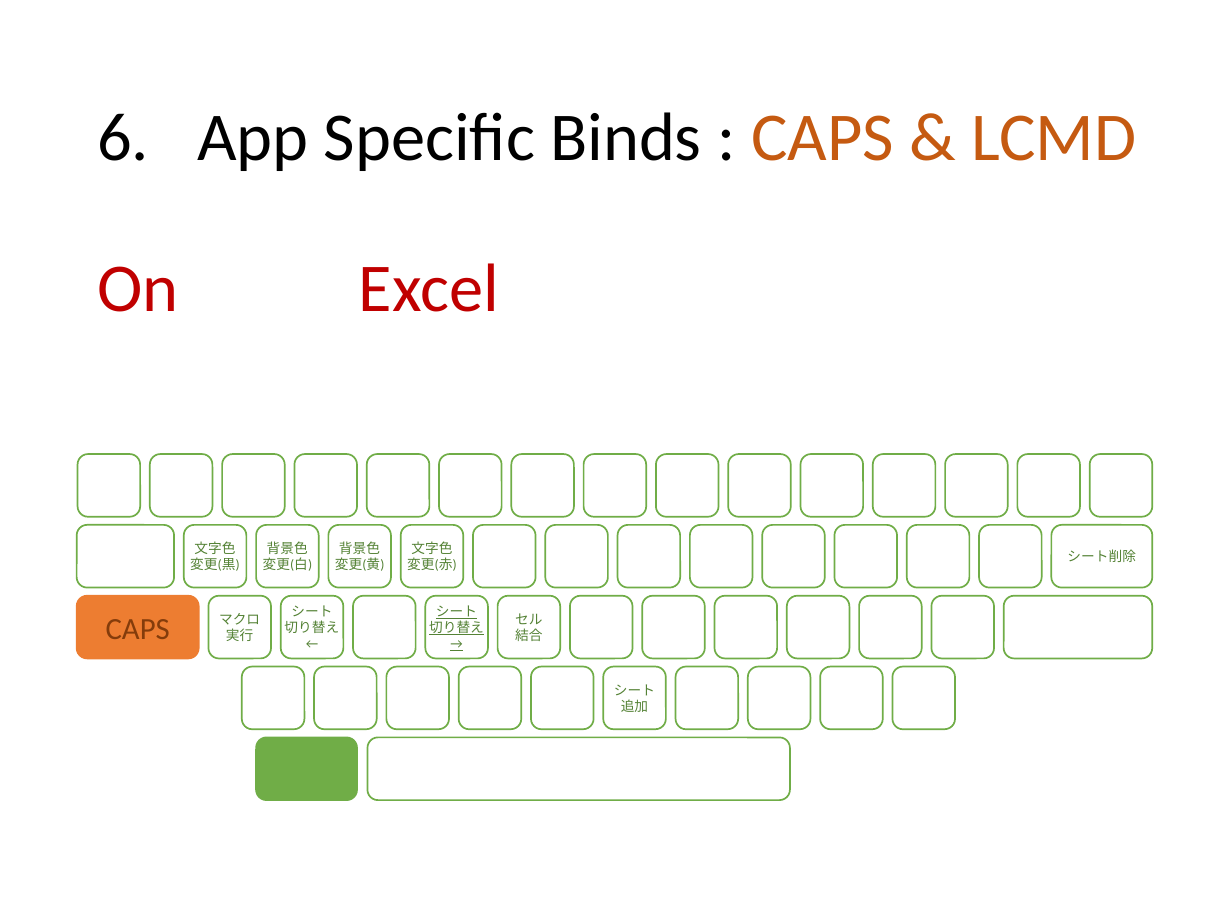
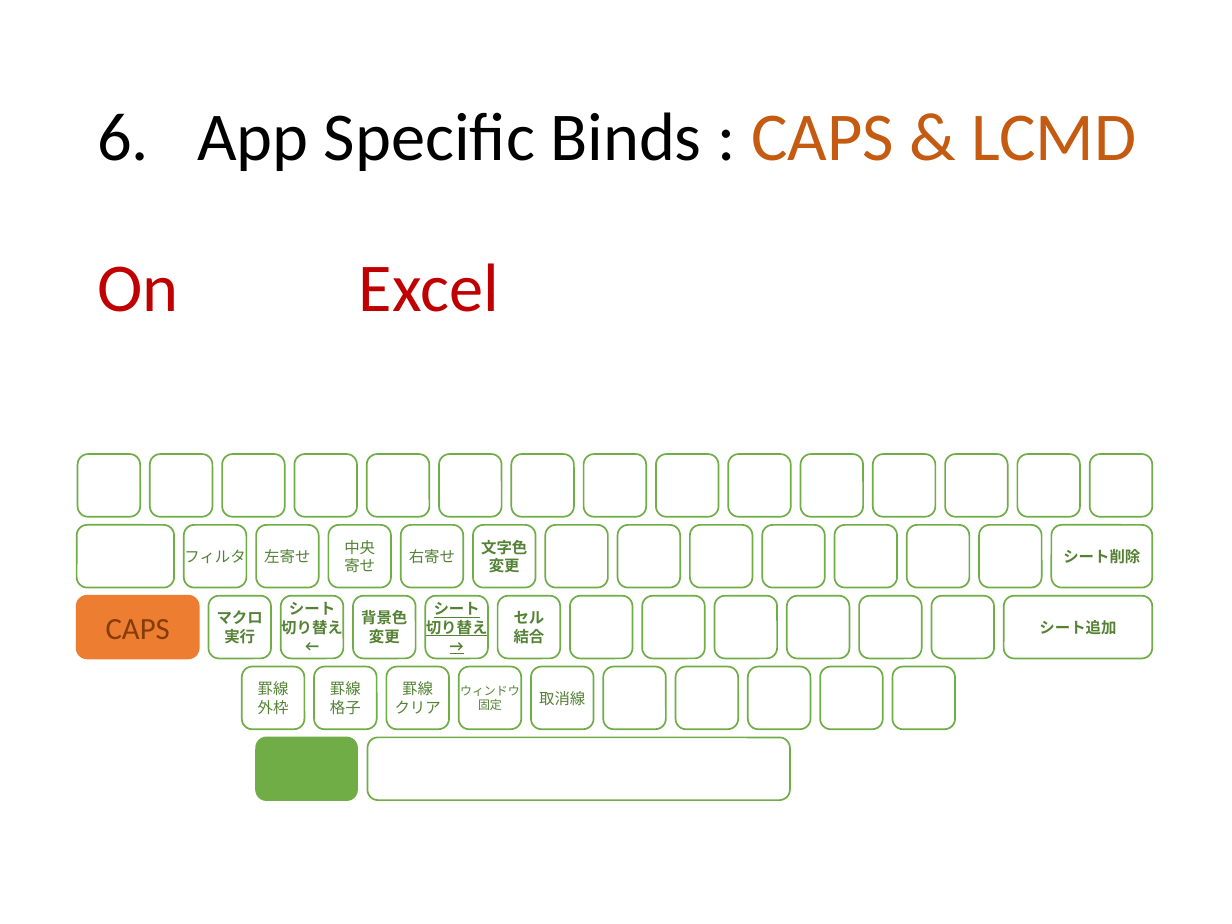
Before and after one commit to ittooo66/myAHK, a slide deck: slide 14 of MANUAL.pptx. Drawn at 1232x924 pixels with LibreOffice and Linux fonts; fonts in the diff are those of the drawing. Boxes give left, top, right and bottom in pixels: in the first picture for what was removed or moved away, otherwise in the second. Text is boxed around its words. In the diff, an @@ line names an element or a change of style, - is before the commit and + after.

```diff
--- a/MANUAL.pptx
+++ b/MANUAL.pptx
@@ rounded rectangle added at (x1=400, y1=525, x2=463, y2=588), fill #FFFFFF, outline #70AD47 1 pt, 9 pt, text #548235 @@
+右寄せ
@@ rounded rectangle "文字色" moved from (x1=400, y1=525, x2=463, y2=588) to (x1=473, y1=525, x2=536, y2=588) @@
@@ rounded rectangle removed at (x1=473, y1=525, x2=536, y2=588) @@
@@ text in rounded rectangle at (x1=184, y1=546, x2=245, y2=566): text changed; size 8 to 9 pt @@
-文字色
-変更(黒)
+フィルタ
@@ text in rounded rectangle at (x1=264, y1=549, x2=310, y2=564): text changed; size 8 to 9 pt @@
-背景色
-変更(白)
+左寄せ
@@ text in rounded rectangle at (x1=344, y1=540, x2=375, y2=573): text changed; size 8 to 9 pt @@
-背景色
-変更(黄)
+中央
+寄せ
@@ text in rounded rectangle at (x1=481, y1=540, x2=527, y2=555): size 8 to 9 pt, bold on in "文字色" @@
@@ text in rounded rectangle at (x1=489, y1=558, x2=520, y2=572): text changed; size 8 to 9 pt; bold on @@
-変更(赤)
+変更
@@ size 8 to 9 pt, bold on in 5 elements at (x1=1051, y1=525, x2=1152, y2=588), (x1=208, y1=596, x2=271, y2=659), (x1=281, y1=596, x2=344, y2=659), (x1=425, y1=596, x2=488, y2=659), (x1=498, y1=596, x2=561, y2=659) @@
@@ text in rounded rectangle at (x1=361, y1=610, x2=407, y2=643): text added @@
+背景色
+変更
@@ text in rounded rectangle at (x1=1039, y1=620, x2=1116, y2=634): text added @@
+シート追加
@@ text in rounded rectangle at (x1=258, y1=681, x2=289, y2=715): text added @@
+罫線
+外枠
@@ text in rounded rectangle at (x1=330, y1=681, x2=361, y2=715): text added @@
+罫線
+格子
@@ text in rounded rectangle at (x1=395, y1=681, x2=441, y2=714): text added @@
+罫線
+クリア
@@ text in rounded rectangle at (x1=460, y1=685, x2=520, y2=710): text added @@
+ウィンドウ
+固定
@@ text in rounded rectangle at (x1=614, y1=684, x2=655, y2=712): text removed @@
-シート
-追加
@@ text in rounded rectangle at (x1=539, y1=691, x2=585, y2=705): text added @@
+取消線
```
Also in this commit, not shown: 9 other slides changed.
